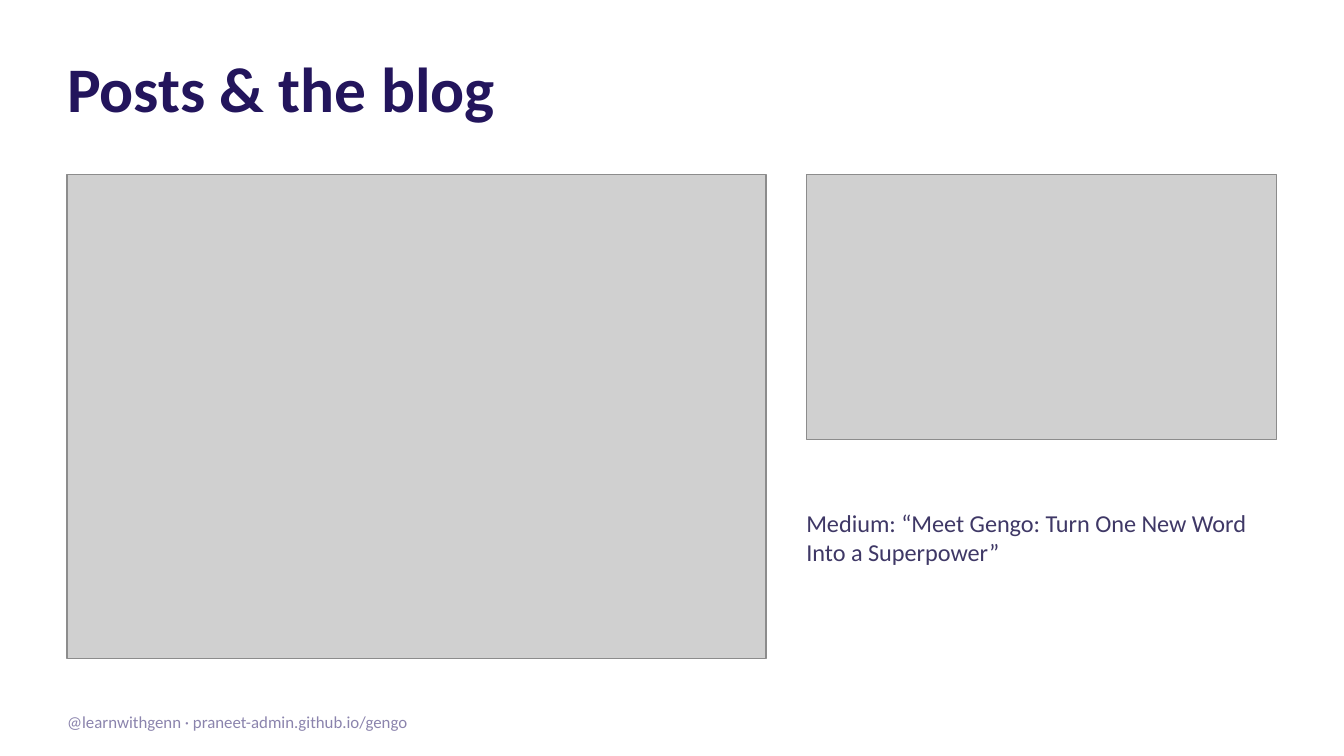
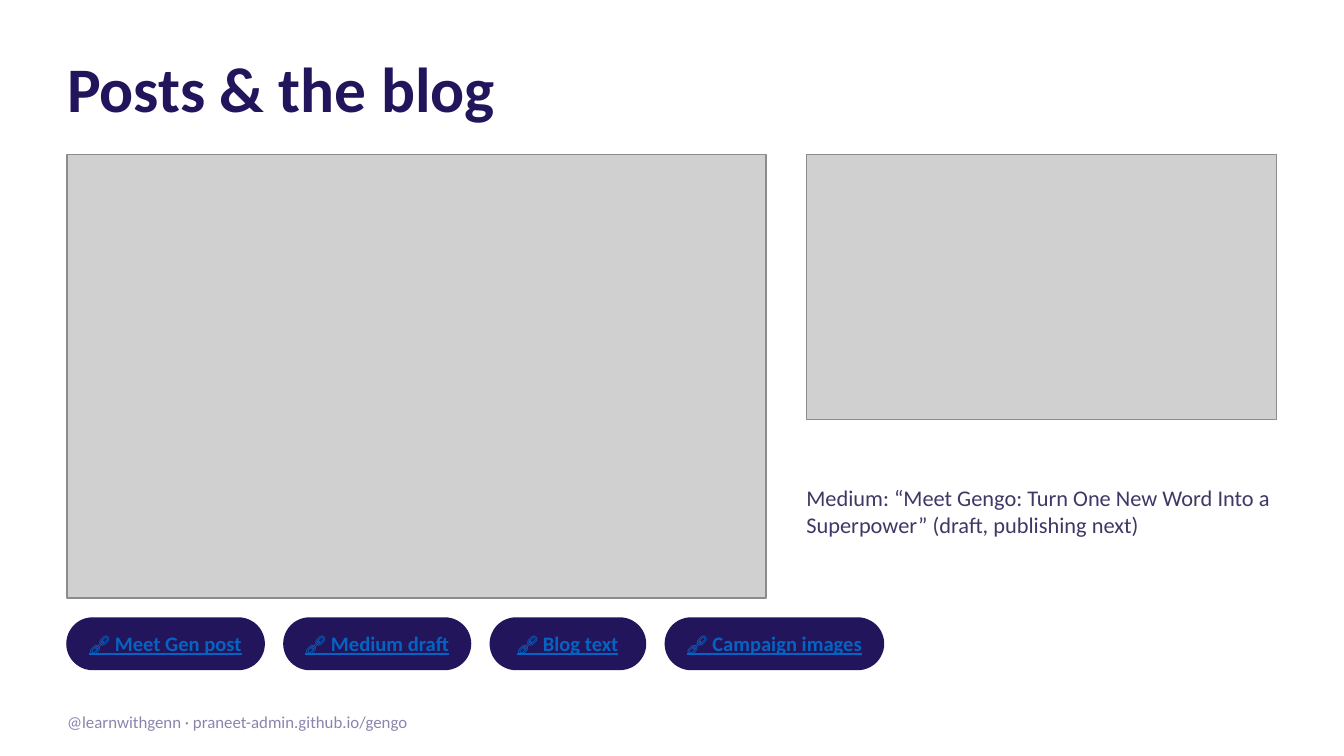
Before and after one commit to praneet-admin/gengo, a slide deck: slide 10 of launch/Gengo-Marketing-Glance.pptx. Drawn at 1344x756 pixels with LibreOffice and Linux fonts; fonts in the diff are those of the drawing; grey boxes stand for pictures. Boxes give left, top, right and bottom in pixels: in the first picture for what was removed or moved away, otherwise in the second. Text is boxed around its words. In the diff, an @@ line names an element or a change of style, - is before the commit and + after.

```diff
--- a/launch/Gengo-Marketing-Glance.pptx
+++ b/launch/Gengo-Marketing-Glance.pptx
@@ picture: place and size @@
-picture at box(67, 175, 766, 659)
+picture at box(67, 155, 766, 598)
@@ picture: place and size @@
-picture at box(806, 175, 1277, 439)
+picture at box(806, 155, 1277, 419)
@@ text at box(806, 490, 1270, 537): text changed; size 13 to 12 pt @@
-Medium: “Meet Gengo: Turn One New Word Into a Superpower”
+Medium: “Meet Gengo: Turn One New Word Into a Superpower” (draft, publishing next)
@@ rounded rectangle added at box(67, 618, 263, 669), fill #23155C, outline #23155C 1 pt @@
@@ rounded rectangle added at box(284, 618, 470, 669), fill #23155C, outline #23155C 1 pt @@
@@ rounded rectangle added at box(491, 618, 645, 669), fill #23155C, outline #23155C 1 pt @@
@@ rounded rectangle added at box(665, 618, 883, 669), fill #23155C, outline #23155C 1 pt @@
@@ text added at box(115, 637, 241, 655), 11 pt, text #0563C1, bold, underline @@
+🔗 Meet Gen post
@@ text added at box(331, 636, 449, 655), 11 pt, text #0563C1, bold, underline @@
+🔗 Medium draft
@@ text added at box(543, 637, 619, 655), 11 pt, text #0563C1, bold, underline @@
+🔗 Blog text
@@ text added at box(712, 637, 862, 655), 11 pt, text #0563C1, bold, underline @@
+🔗 Campaign images
```
Also in this commit, not shown: 10 other slides changed, 1 slide added, 1 slide removed.
